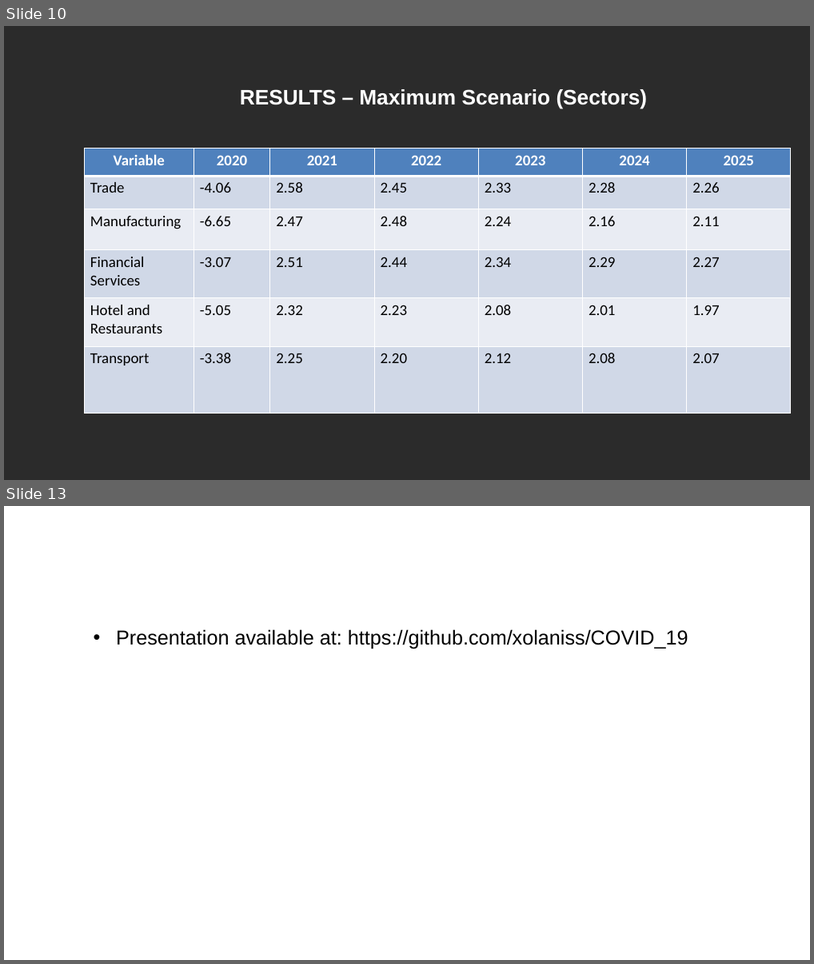
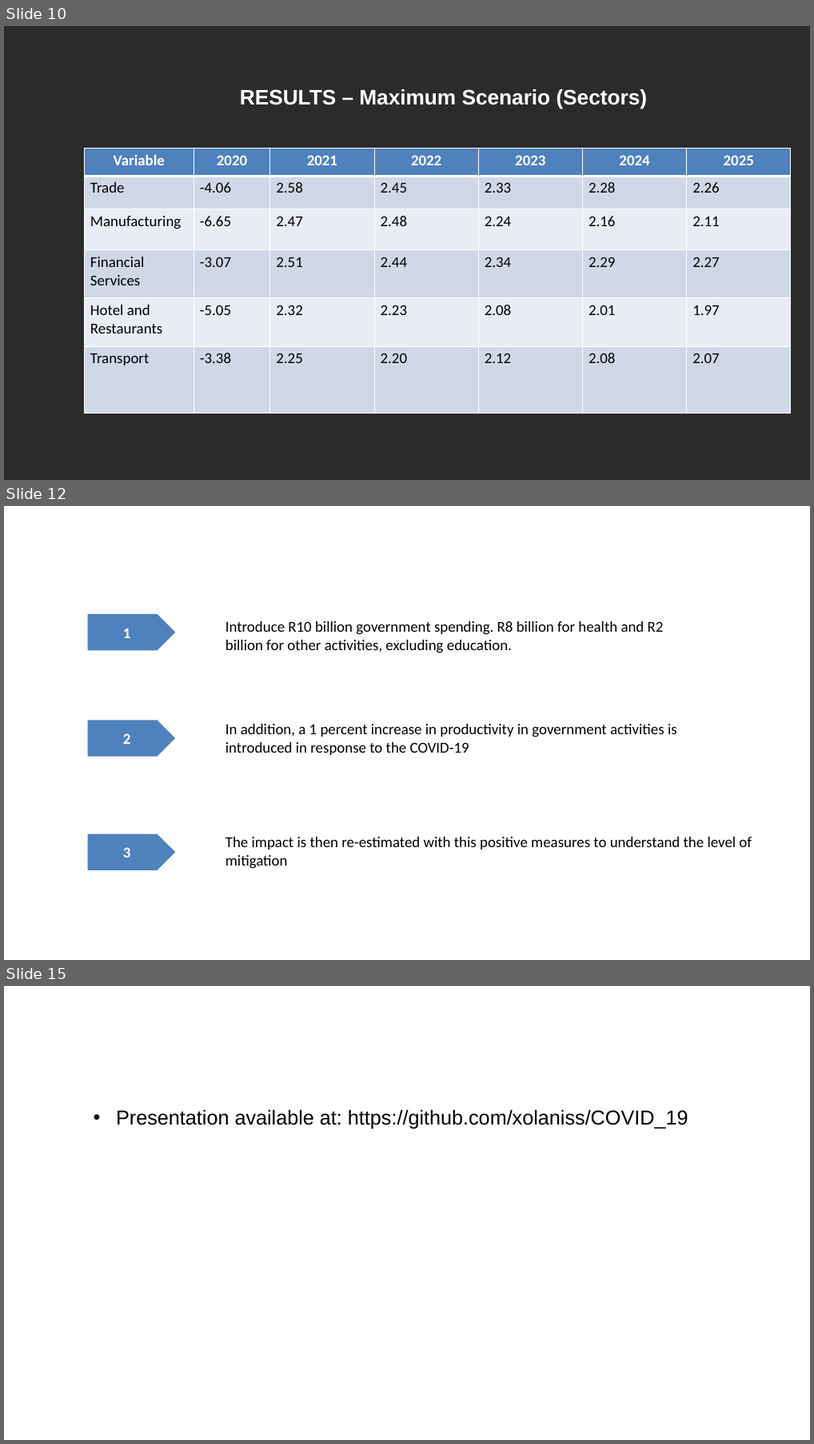
Before and after one commit to xolaniss/COVID_19, a slide deck: COVID-19 Economic Impact.pptx. Shown one above the other, each under a label of ours: slides 10 and 13 before the commit, slides 10, 12 and 15 after it; the slides between them are not shown. The pictures are 814x964 and 814x1444 pixels, drawn with LibreOffice and Linux fonts; fonts in the diff are those of the drawing; background and template pictures are left out; a plain dark background stands for a picture behind light text. Boxes give left, top, right and bottom in pixels: in the first picture for what was removed or moved away, otherwise in the second. Text is boxed around its words. In the diff, an @@ line names an element or a change of style, - is before the commit and + after.

```diff
--- a/COVID-19 Economic Impact.pptx
+++ b/COVID-19 Economic Impact.pptx
@@ slide 12 added at <box>4,506,810,960</box>, background picture (left out) @@
@@ title added at <box>93,568,800,589</box>, 25 pt, text #FFFFFF, bold @@
+Government Response
@@ pentagon arrow added at <box>87,614,175,650</box>, fill #4F81BD, 18 pt, text #FFFFFF, bold @@
+1
@@ text added at <box>226,621,664,653</box>, 18 pt, text #000000 @@
+Introduce R10 billion government spending. R8 billion for health and R2 billion for other activities, excluding education.
@@ pentagon arrow added at <box>87,720,175,756</box>, fill #4F81BD, 18 pt, text #FFFFFF, bold @@
+2
@@ text added at <box>226,724,678,755</box>, 18 pt, text #000000 @@
+In addition, a 1 percent increase in productivity in government activities is introduced in response to the COVID-19
@@ pentagon arrow added at <box>87,834,175,870</box>, fill #4F81BD, 18 pt, text #FFFFFF, bold @@
+3
@@ text added at <box>226,836,752,868</box>, 18 pt, text #000000 @@
+The impact is then re-estimated with this positive measures to understand the level of mitigation
@@ what was slide 13 is now slide 15 @@
```
Also in this commit, not shown: 5 slides changed, 2 other slides added, 1 slide removed.
